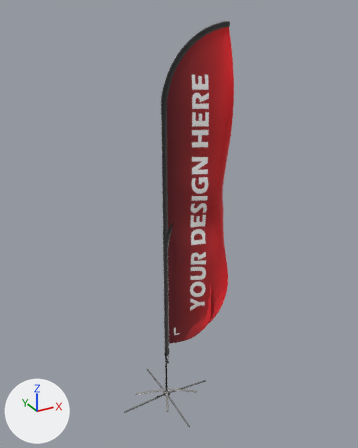
An edit to the glTF model 3d/convex.glb, drawn before and after from the same camera.
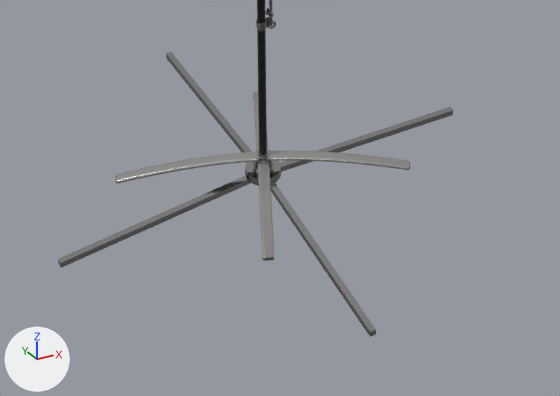
The first picture shows the older version from a camera (50 mm lens) standing at (-2.38, -4.67, 4.8) and looking at (0.2, 0.01, 2.45). The close-ups show the older and then the newer version on the part from 31% to 64% of the width and 80% to 98% of the height of that picture. Only the edits that show in the close-ups are written down. Lighting does not change. The marker at lower left points along +X, +Y and +Z. Vertices at exactly the same position are counted once.

Names of what the first close-up shows: 'cross_base_grey_black', 'luxury_cross_base', 'pole'.
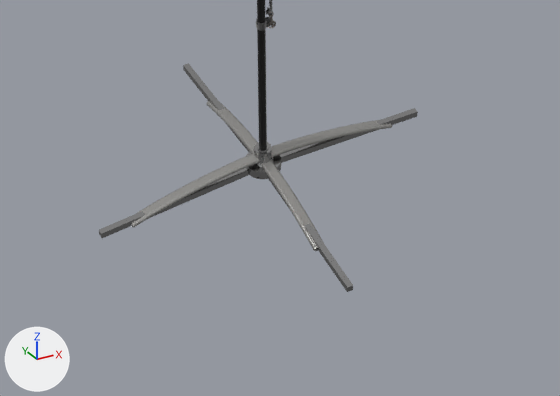
Pixel boxes (x1, y1, x2, y2) of what changed, in the close-ups (560 x 396 px; the box of a moved part takes in the faces that stretch with it):
'luxury_cross_base', reshaped, moved (19% narrower, 20% shorter)
    before: (58, 52, 453, 337)
    after: (99, 63, 418, 292)
'cross_base_grey_black', reshaped (11% narrower, 11% shorter)
    before: (116, 92, 410, 261)
    after: (131, 101, 392, 251)
part 1 of me_cross_base_grey_black, moved or reshaped
    before: (253, 92, 274, 261)
    after: (206, 101, 324, 251)
part 2 of me_cross_base_grey_black, added
    after: (131, 120, 392, 228)
part 3 of me_cross_base_grey_black, cut back
    before: (116, 151, 410, 184)
part 4 of me_luxury_cross_base, rebuilt (20% narrower, 26% shorter)
    before: (270, 181, 376, 337)
    after: (268, 177, 353, 292)
part 5 of me_luxury_cross_base, rebuilt (20% narrower, 15% shorter)
    before: (280, 107, 453, 172)
    after: (280, 108, 418, 163)
part 6 of me_luxury_cross_base, rebuilt (22% narrower, 11% shorter)
    before: (166, 52, 252, 152)
    after: (183, 63, 250, 152)
part 7 of me_luxury_cross_base, rebuilt (22% narrower, 24% shorter)
    before: (58, 175, 251, 268)
    after: (99, 168, 249, 238)
part 8 of me_luxury_cross_base, moved or reshaped
    before: (245, 149, 281, 186)
    after: (246, 142, 281, 179)

Edits to the bpy script that builds the scene:
```text
Change me_cross_base_grey_black:
    used by ob_cross_base_grey_black; location = (0.0, 0.0, 0.0)
    remove me_cross_base_grey_black.from_pydata(...)  # 1297 vertices, 2414 faces; spans x -0.379..0.379, y -0.304..0.301, z -0.001..0.139
    add me_cross_base_grey_black.from_pydata(...)  # 865 vertices, 1694 faces; spans x -0.411..0.411, y -0.332..0.329, z 0.0..0.162
    me_cross_base_grey_black part 1: the loose piece of 276 vertices spanning x -0.153..0.152, y -0.304..0.301, z -0.001..0.056 is turned 25 degrees about the z axis through its middle and scaled by 1.01, then moved by (0.001, 0.0, 0.002)
    me_cross_base_grey_black part 2: a new loose piece of 276 vertices spanning x -0.411..0.411, y -0.017..0.017, z 0.0..0.073
    me_cross_base_grey_black part 3: 4 vertices moved within x -0.008..0.008, y -0.008..0.008, z 0.042; 501 vertices removed from x -0.379..0.379, y -0.188..0.188, z 0.0..0.139; 81 vertices added at x -0.008..0.008, y -0.008..0.008, z 0.029..0.162
    other edits to the shape of me_cross_base_grey_black do not show in these pictures
    remove me_cross_base_grey_black.materials.append(mat_white_rubber)  # grey #a6a4a0
Change me_luxury_cross_base:
    used by ob_luxury_cross_base; location = (0.0, 0.0, 0.002)
    remove me_luxury_cross_base.from_pydata(...)  # 918 vertices, 1675 faces; spans x -0.619..0.619, y -0.619..0.619, z -0.047..0.173
    add me_luxury_cross_base.from_pydata(...)  # 1014 vertices, 1865 faces; spans x -0.498..0.498, y -0.498..0.498, z 0.0..0.199
    me_luxury_cross_base part 4: the loose piece of 8 vertices spanning x -0.009..0.008, y -0.619..-0.035, z -0.046..0.009 is rebuilt with 8 vertices and now spans x -0.009..0.008, y -0.498..-0.035, z 0.002..0.043
    me_luxury_cross_base part 5: the loose piece of 8 vertices spanning x 0.035..0.619, y -0.009..0.008, z -0.047..0.008 is rebuilt with 8 vertices and now spans x 0.035..0.498, y -0.009..0.008, z 0.0..0.041
    me_luxury_cross_base part 6: the loose piece of 8 vertices spanning x -0.008..0.009, y 0.035..0.619, z -0.047..0.008 is rebuilt with 8 vertices and now spans x -0.008..0.009, y 0.035..0.498, z 0.0..0.041
    me_luxury_cross_base part 7: the loose piece of 8 vertices spanning x -0.619..-0.035, y -0.008..0.009, z -0.047..0.008 is rebuilt with 8 vertices and now spans x -0.498..-0.035, y -0.008..0.009, z 0.0..0.041
    me_luxury_cross_base part 8: 1 vertex moved within x -0.003, y 0.01, z 0.096; 485 vertices removed from x -0.05..0.05, y -0.05..0.05, z 0.0..0.173; 581 vertices added at x -0.051..0.051, y -0.051..0.051, z 0.026..0.199
    other edits to the shape of me_luxury_cross_base do not show in these pictures
Change ob_luxury_cross_base:
    ob_luxury_cross_base.location: (0.0, 0.0, 0.002) -> (0.0, 0.0, 0.0)
```
